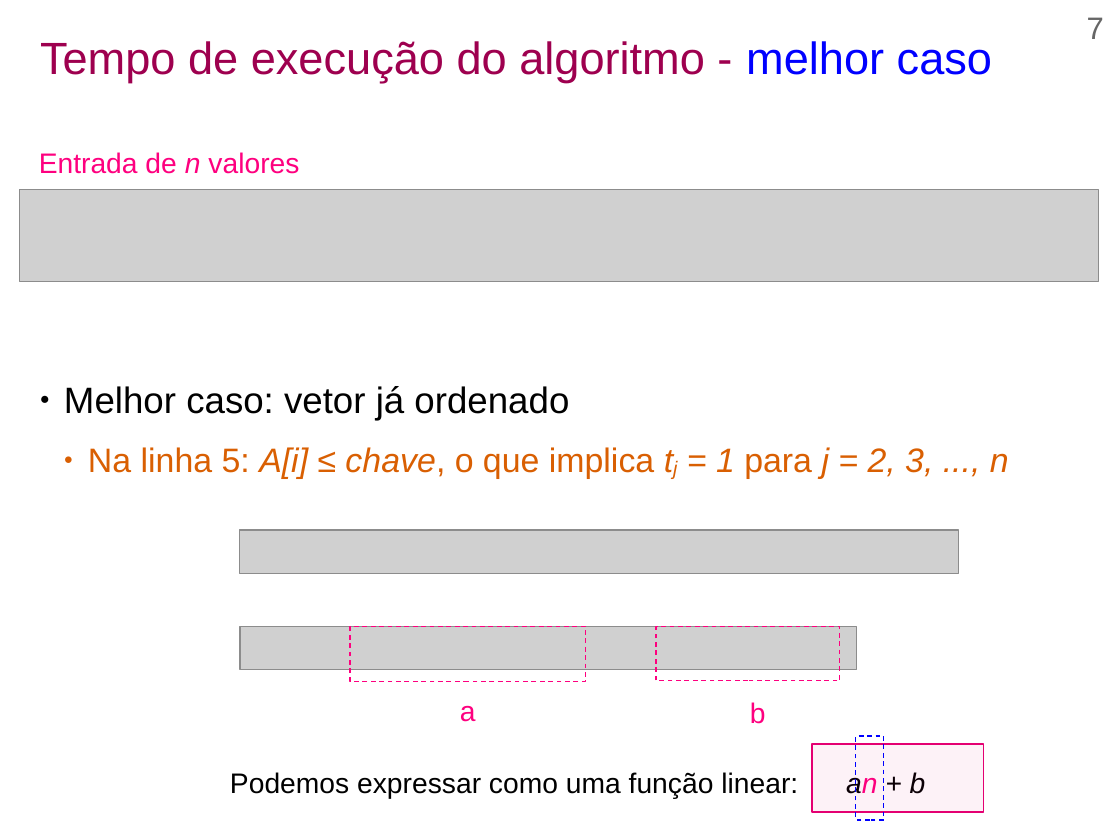
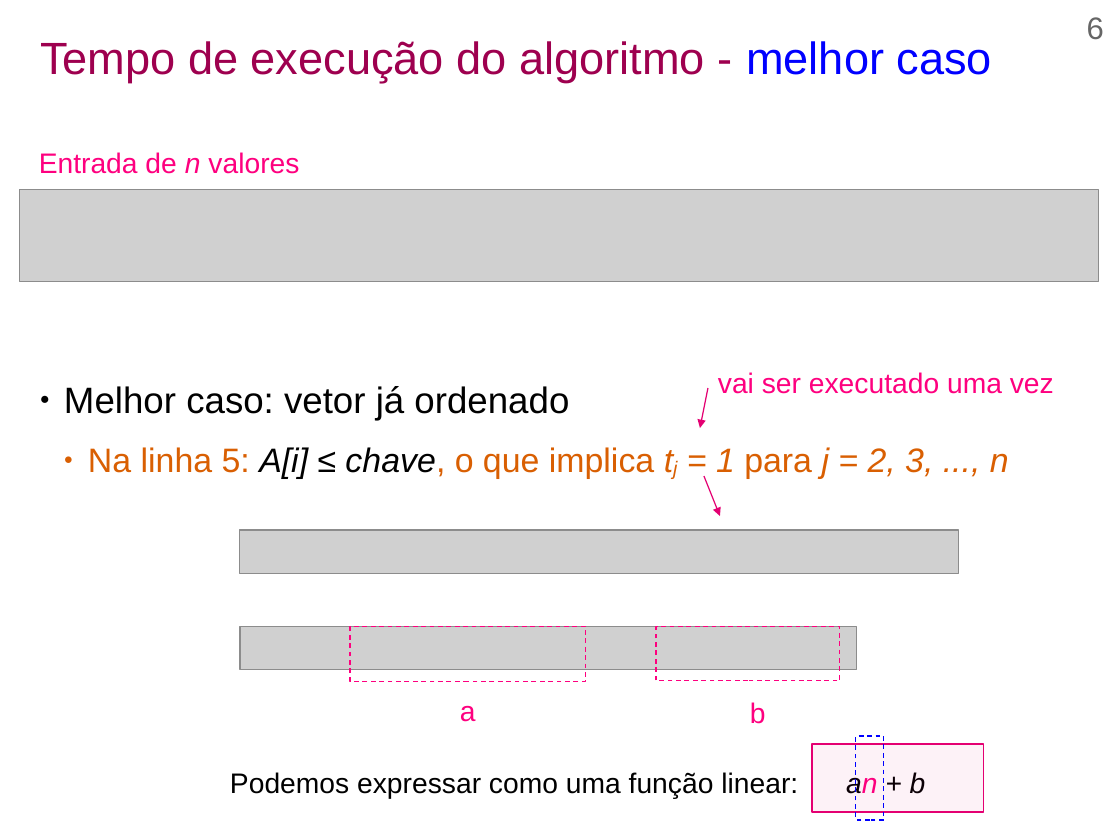
Before and after one commit to efurlanm/teaching, a slide deck: slide 6 of aed/AED-U1S3-Complexidade.odp (slide 7 before the commit). Drawn at 1120x840 pixels with LibreOffice and Linux fonts; fonts in the diff are those of the drawing; grey boxes stand for pictures; background and template pictures are left out. Boxes give left, top, right and bottom in pixels: in the first picture for what was removed or moved away, otherwise in the second. Text is boxed around its words. In the diff, an @@ line names an element or a change of style, - is before the commit and + after.

```diff
--- a/aed/AED-U1S3-Complexidade.odp
+++ b/aed/AED-U1S3-Complexidade.odp
@@ page number at box(1087, 17, 1104, 40): text changed @@
-7
+6
@@ arrow added from (708, 388) to (700, 428), #E40072 0.85 pt @@
@@ text added at box(718, 372, 1054, 394), 20 pt, text #FE007F @@
+vai ser executado uma vez
@@ text at box(88, 447, 1009, 479): text colour #D95F02 to #000000 in "A[i] ≤ chave," @@
@@ arrow added from (704, 477) to (721, 516), #E40072 0.85 pt @@
```
Also in this commit, not shown: 6 other slides changed, 1 slide added, 1 slide removed, 1 other file.
